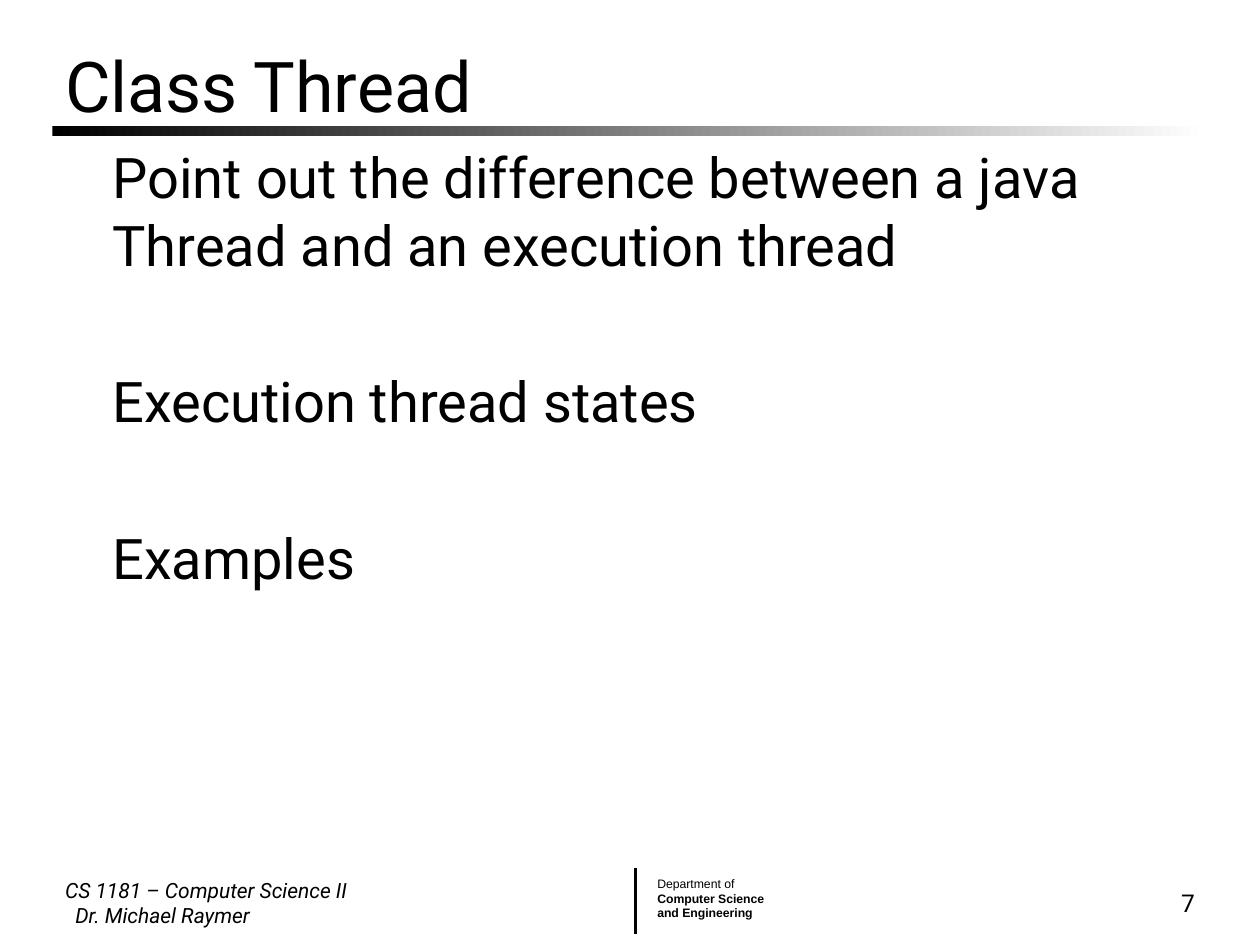
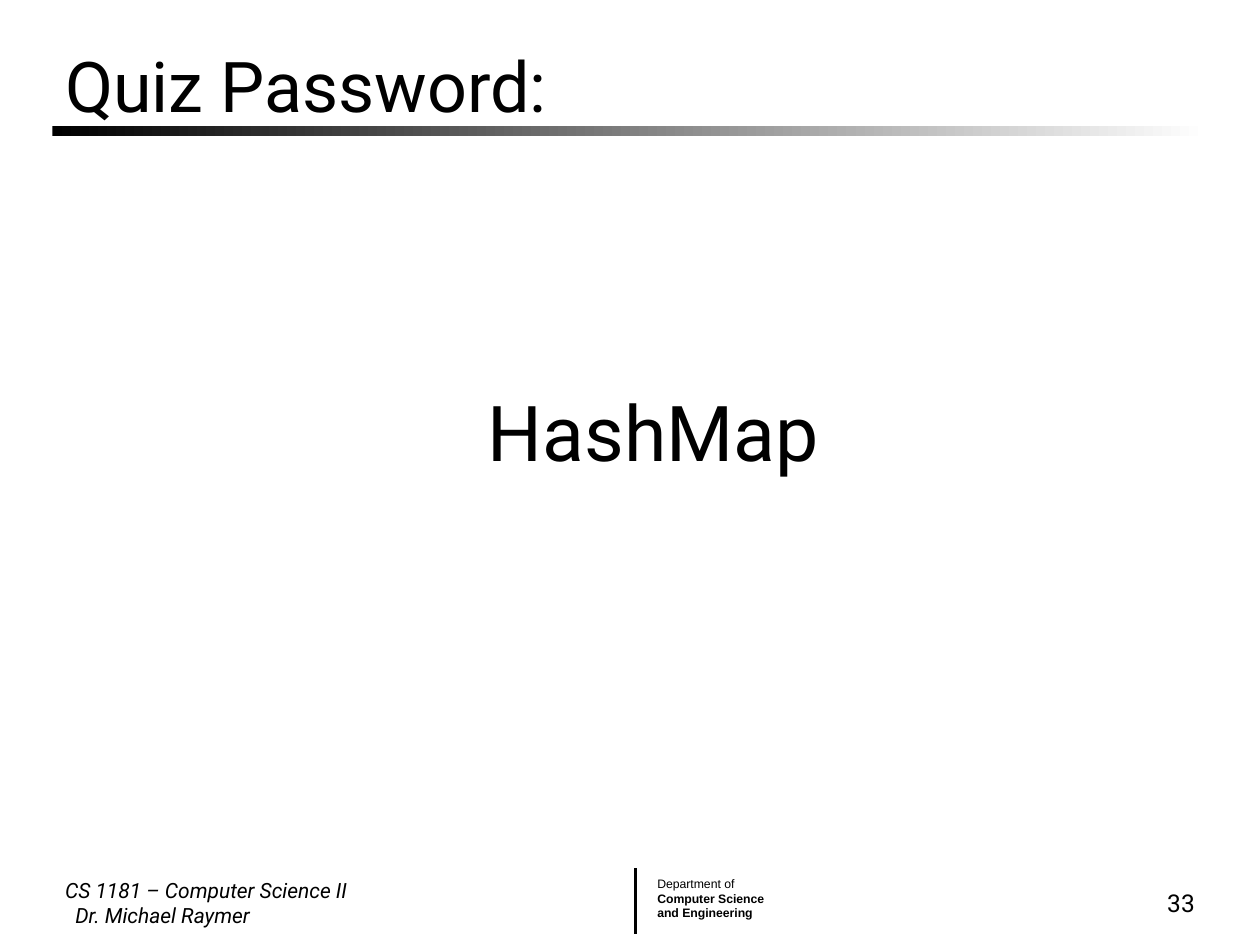
Before and after one commit to mraymer/CS1181_FA24, a slide deck: slide 33 of Lecture Slides/07 Concurrency.pptx (slide 7 before the commit). Drawn at 1260x945 pixels with LibreOffice and Linux fonts; fonts in the diff are those of the drawing; background and template pictures are left out. Boxes give left, top, right and bottom in pixels: in the first picture for what was removed or moved away, otherwise in the second. Text is boxed around its words. In the diff, an @@ line names an element or a change of style, - is before the commit and + after.

Commit message:
Lecture 11-13-2024

```diff
--- a/Lecture Slides/07 Concurrency.pptx
+++ b/Lecture Slides/07 Concurrency.pptx
@@ title at bbox=[65, 59, 547, 128]: text changed @@
-Class Thread
+Quiz Password:
@@ text at bbox=[488, 403, 819, 477]: text changed; size 32 to 44 pt @@
-  Point out the difference between a java Thread and an execution thread
-  Execution thread states
-  Examples
+  HashMap
@@ page number at bbox=[1167, 894, 1195, 913]: text changed @@
-7
+33
```
Also in this commit, not shown: 1 slide added, 11 other files.
